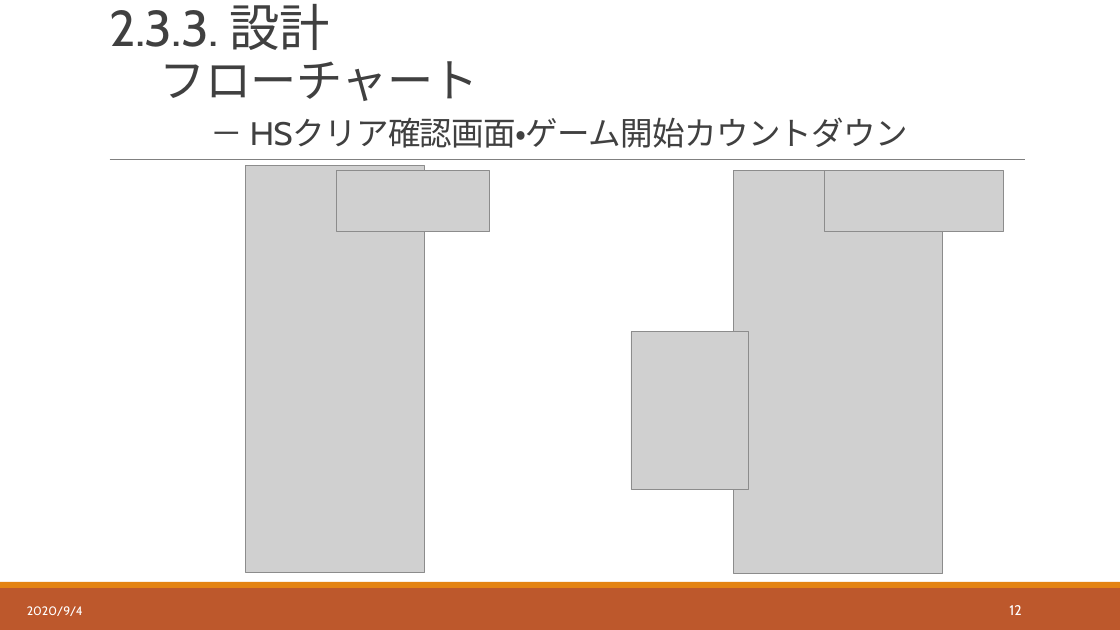
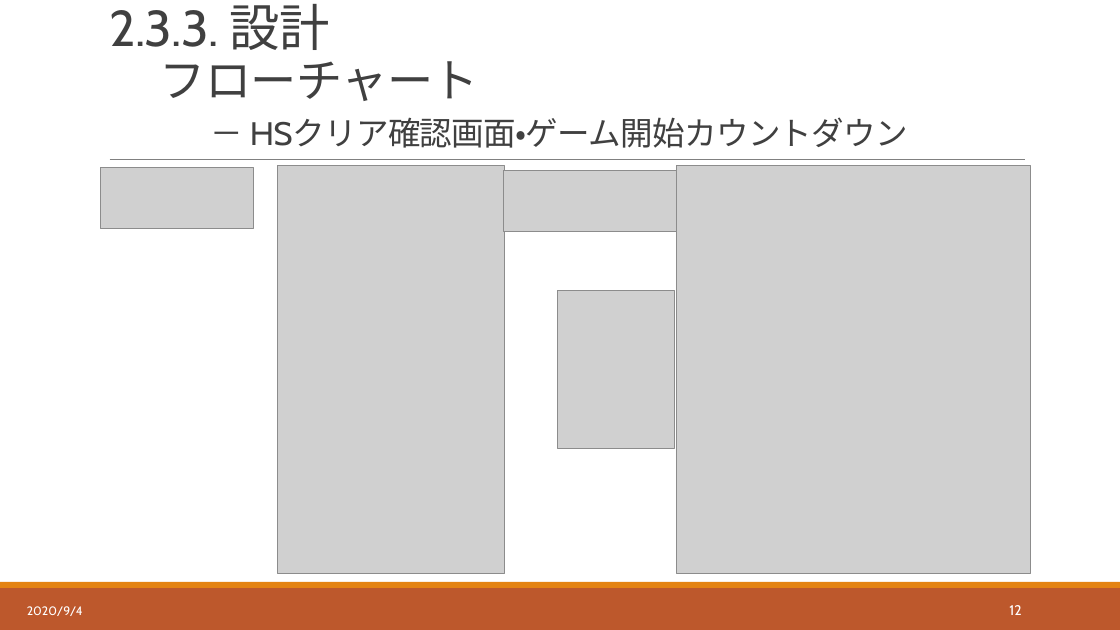
Before and after one commit to hakohumi/comp.train.whack-a-mole, a slide deck: slide 13 of 資料/設計書/発表資料/設計レビュー_発表資料.pptx. Drawn at 1120x630 pixels with LibreOffice and Linux fonts; fonts in the diff are those of the drawing; grey boxes stand for pictures. Boxes give left, top, right and bottom in pixels: in the first picture for what was removed or moved away, otherwise in the second. Text is boxed around its words. In the diff, an @@ line names an element or a change of style, - is before the commit and + after.

Commit message:
設計/レビュー後修正　 フローチャートの割込み処理を修正 発表資料を修正

```diff
--- a/資料/設計書/発表資料/設計レビュー_発表資料.pptx
+++ b/資料/設計書/発表資料/設計レビュー_発表資料.pptx
@@ picture: place and size @@
-picture at <box>337,171,490,231</box>
+picture at <box>100,167,253,228</box>
@@ picture: place and size @@
-picture at <box>245,166,423,572</box>
+picture at <box>278,166,505,573</box>
@@ picture: place and size @@
-picture at <box>825,171,1003,231</box>
+picture at <box>504,171,682,231</box>
@@ picture: place and size @@
-picture at <box>734,171,943,573</box>
+picture at <box>676,166,1030,573</box>
@@ picture: place and size @@
-picture at <box>631,332,749,490</box>
+picture at <box>557,290,675,448</box>
```
Also in this commit, not shown: 14 other slides changed, 1 slide removed, 13 other files.
